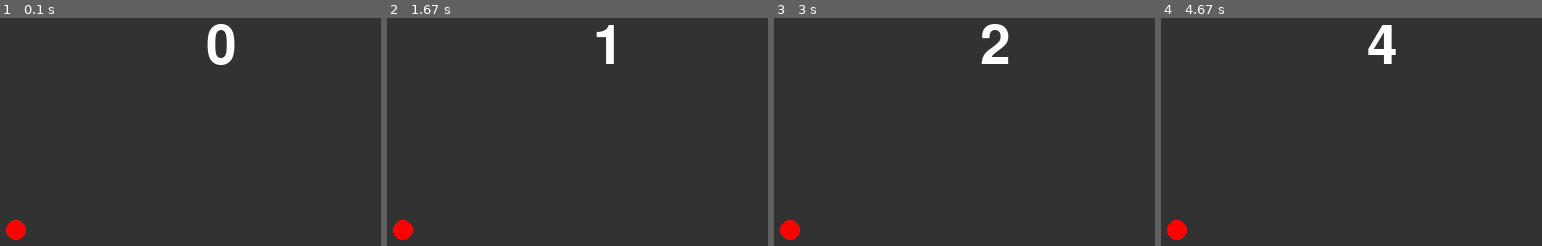
Above: before the commit, frames 1-4 (left to right).
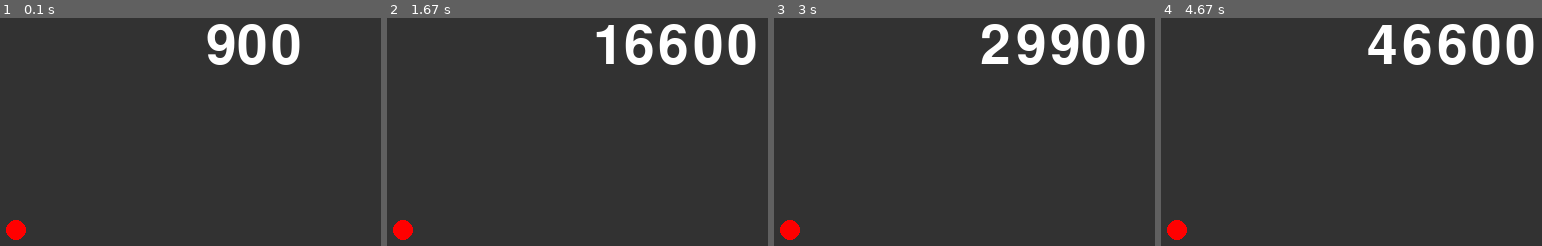
Above: after the commit, the same moments.

Repository: c0b23125a1/ProjExD_1
Game: pygame game, started from pygame_system.py
Two runs of this game, one before a commit and one after it. Both use one fixed random seed, a clock stepped at 60 frames per second and the inputs below.
Inputs:
- Up to frame 1 (0.1 s): no input
- Up to frame 2 (1.67 s): no input
- Up to frame 3 (3 s): no input
- Up to frame 4 (4.67 s): no input

The runs differ from the first frame. In frame 1, 2.0% of the frame differs, in the area x 54-79%, y 2-21%; in frame 2, 3.3%, in the area x 62-97%, y 2-21%; in frame 3, 3.3%; in frame 4, 3.3%.

Commit message:
FPS変更

Diff:
--- a/pygame_system.py
+++ b/pygame_system.py
@@ -25,8 +25,8 @@
         screen.blit(txt, [300, 200])
         screen.blit(enn, [100, 400])
         pg.display.update()
-        tmr += 1
-        clock.tick(1)
+        tmr += 100
+        clock.tick(100)
 
 
 if __name__ == "__main__":
